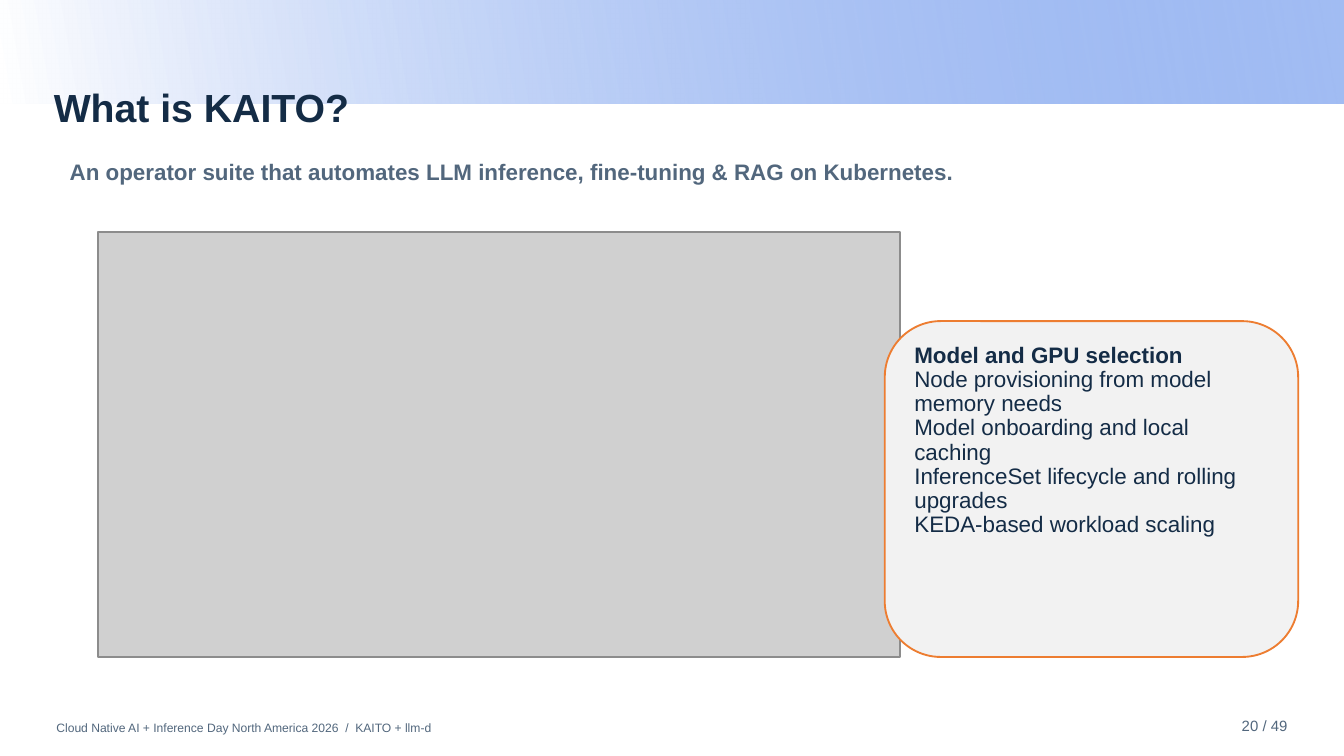
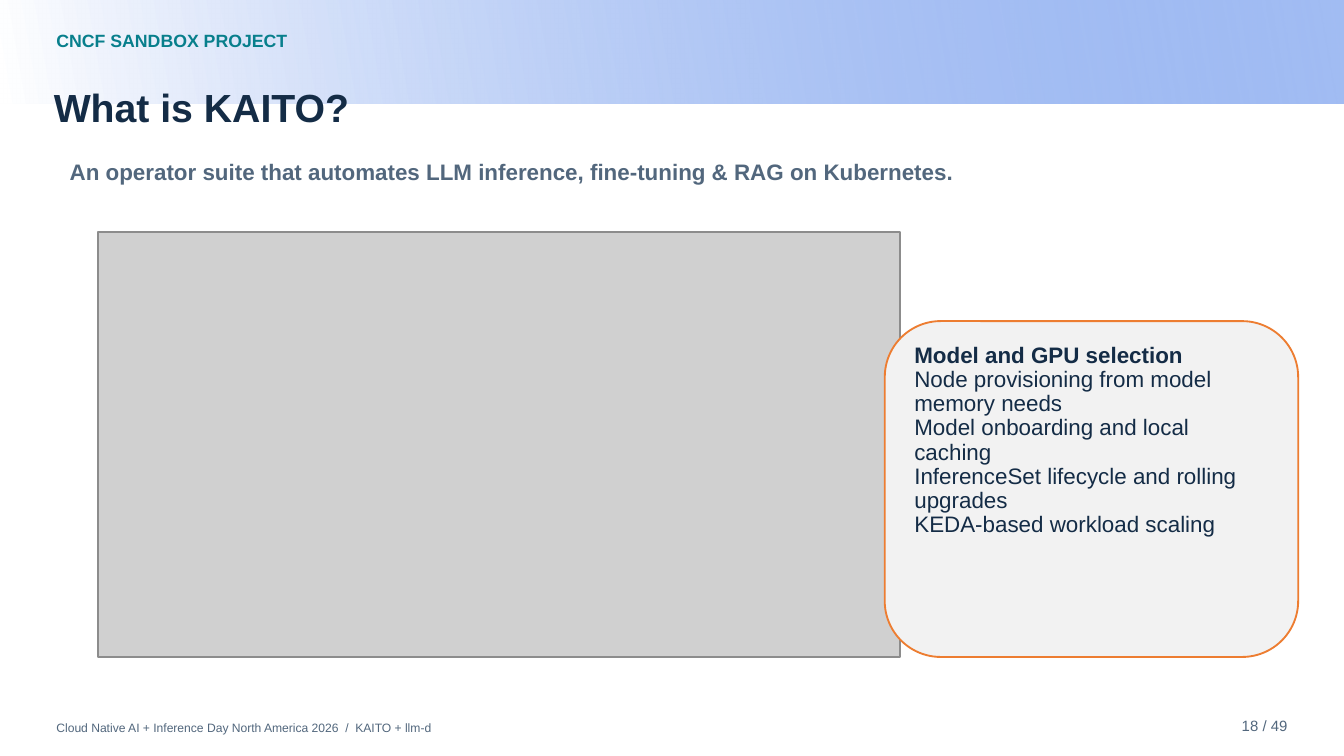
Before and after one commit to andyzhangx/demo, a slide deck: slide 18 of llm/pd-disaggregation/kubecon-na-2026-pd-disaggregation-kaito-llmd.pptx (slide 20 before the commit). Drawn at 1344x756 pixels with LibreOffice and Linux fonts; fonts in the diff are those of the drawing; grey boxes stand for pictures; background and template pictures are left out. Boxes give left, top, right and bottom in pixels: in the first picture for what was removed or moved away, otherwise in the second. Text is boxed around its words. In the diff, an @@ line names an element or a change of style, - is before the commit and + after.

```diff
--- a/llm/pd-disaggregation/kubecon-na-2026-pd-disaggregation-kaito-llmd.pptx
+++ b/llm/pd-disaggregation/kubecon-na-2026-pd-disaggregation-kaito-llmd.pptx
@@ text added at (56, 34, 288, 47), 9.5 pt, text #087F8C, bold @@
+CNCF SANDBOX PROJECT
@@ text at (1242, 720, 1288, 731): text changed @@
-20 / 49
+18 / 49
```
Also in this commit, not shown: 10 other slides changed.
